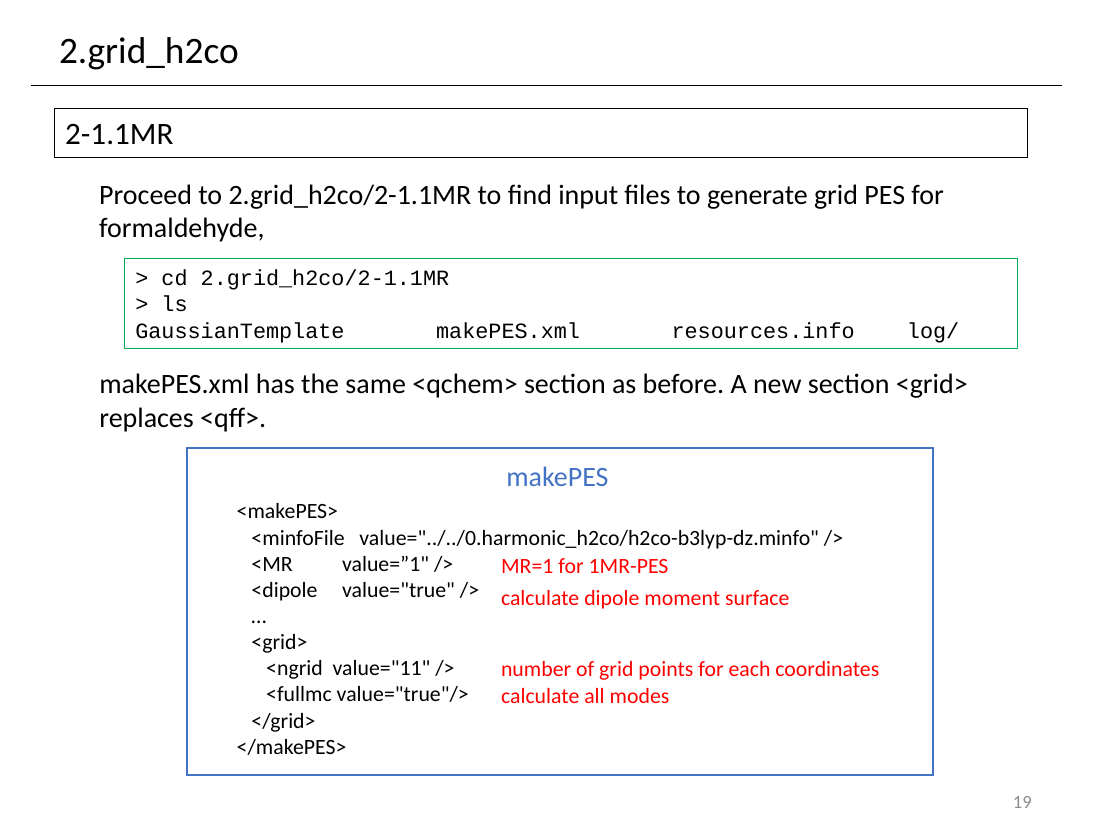
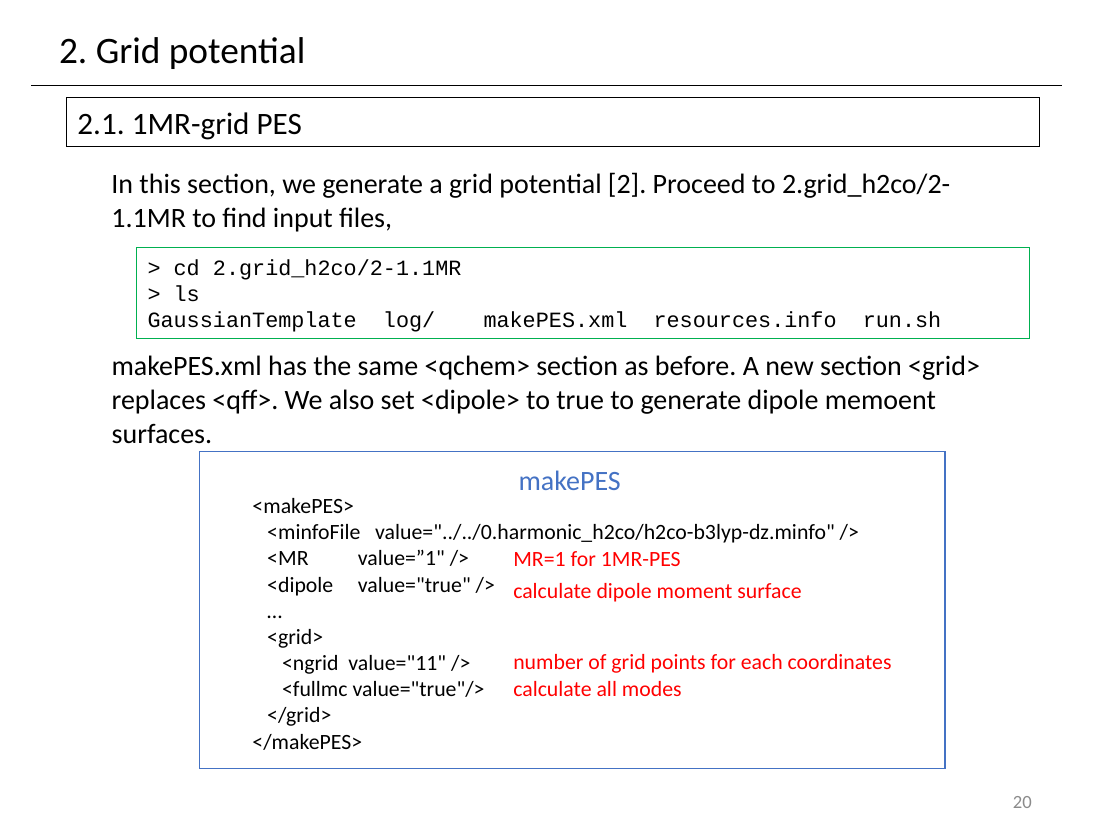
Before and after one commit to yagikiyoshi/sindo, a slide deck: slide 21 of doc/MakePES/usage_MakePES.pptx (slide 20 before the commit). Drawn at 1120x840 pixels with LibreOffice and Linux fonts; fonts in the diff are those of the drawing. Boxes give left, top, right and bottom in pixels: in the first picture for what was removed or moved away, otherwise in the second. Text is boxed around its words. In the diff, an @@ line names an element or a change of style, - is before the commit and + after.

```diff
--- a/doc/MakePES/usage_MakePES.pptx
+++ b/doc/MakePES/usage_MakePES.pptx
@@ text at <box>59,37,305,69</box>: text changed @@
-2.grid_h2co
+2. Grid potential
@@ 2 texts, 1 rectangle: place and size @@
-2 texts, 1 rectangle at <box>54,109,1027,680</box>
+2 texts, 1 rectangle at <box>66,97,1039,673</box>
@@ text in rectangle at <box>77,112,302,140</box>: text changed @@
-2-1.1MR
+2.1. 1MR-grid PES
@@ text at <box>111,172,950,232</box>: text changed @@
-Proceed to 2.grid_h2co/2-1.1MR to find input files to generate grid PES for formaldehyde,
+In this section, we generate a grid potential [2]. Proceed to 2.grid_h2co/2-1.1MR to find input files,
@@ rectangle "> cd 2.grid_h2co/2-1.1MR": place and size @@
-rectangle "> cd 2.grid_h2co/2-1.1MR" at <box>124,259,1017,349</box>
+rectangle "> cd 2.grid_h2co/2-1.1MR" at <box>137,248,1029,338</box>
@@ text in rectangle at <box>148,311,941,332</box>: text changed @@
-GaussianTemplate makePES.xml resources.info log/
+GaussianTemplate log/ makePES.xml resources.info run.sh
@@ text at <box>112,355,980,444</box>: text changed @@
-makePES.xml has the same <qchem> section as before. A new section <grid> replaces <qff>.
+makePES.xml has the same <qchem> section as before. A new section <grid> replaces <qff>. We also set <dipole> to true to generate dipole memoent surfaces.
@@ rectangle: place and size @@
-rectangle at <box>187,448,933,775</box>
+rectangle at <box>199,451,945,768</box>
@@ text "makePES": place and size @@
-text "makePES" at <box>506,466,608,486</box>
+text "makePES" at <box>519,470,621,490</box>
@@ text "<makePES>": place and size @@
-text "<makePES>" at <box>237,503,819,755</box>
+text "<makePES>" at <box>252,498,835,750</box>
@@ text "MR=1 for 1MR-PES": place and size @@
-text "MR=1 for 1MR-PES" at <box>501,558,669,573</box>
+text "MR=1 for 1MR-PES" at <box>513,551,681,566</box>
@@ text "calculate all modes": place and size @@
-text "calculate all modes" at <box>501,688,670,703</box>
+text "calculate all modes" at <box>513,681,682,696</box>
@@ page number at <box>1013,796,1032,808</box>: text changed @@
-19
+20
```
Also in this commit, not shown: 33 other slides changed, 10 slides added, 5 slides removed, 1 other file.
